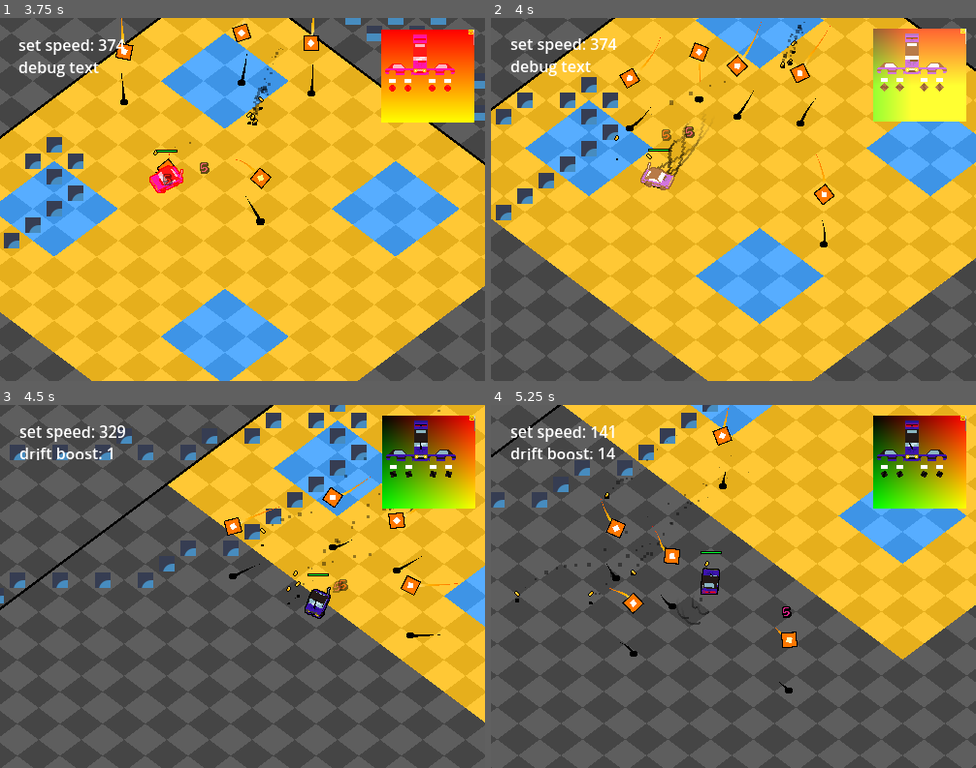
Above: before the commit, frames 1-4 (two rows, left to right).
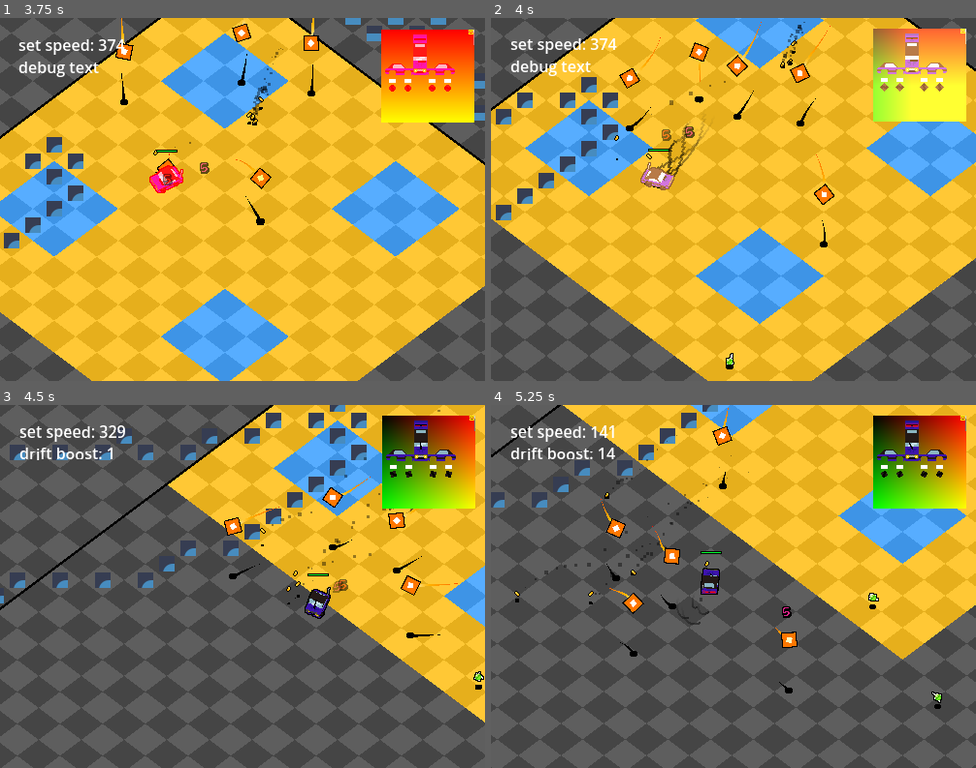
Above: after the commit, the same moments.

Repository: kaiakairos/yeehawDrive
Game: Godot game, scene res://world_scenes/test/test_track.tscn
The game is run twice, just before and just after one commit, with the same random seed, the same clock (stepped at 60 frames per second) and the same inputs. The engine's default icon, where the game draws it, is replaced by a stand-in: a white triangle on a blue panel in a dark square.
Inputs (mouse positions are in pixels of both pictures, inside the frame that each line leads up to):
- Up to frame 1 (3.75 s): tap Enter at 0.5 s; move the mouse to (349, 181) at 0.52 s; press the mouse at (349, 181) at 0.53 s; hold D (turnRight) 0.53-1.28 s; tap Space (hop) at 0.77, 1.52, 3.02 s; move the mouse to (145, 217) at 1.27 s; release the mouse at (145, 217) at 1.28 s; hold S (brake) 1.28-2.03 s; tap F (testKey) at 1.35, 2.85 s; move the mouse to (291, 119) at 2.02 s; press the mouse at (291, 119) at 2.03 s; hold D (turnRight) 2.03-2.78 s; move the mouse to (218, 272) at 2.77 s; release the mouse at (218, 272) at 2.78 s; hold W (accelerate) 2.78-3.53 s; move the mouse to (388, 253) at 3.52 s; press the mouse at (388, 253) at 3.53 s; hold A (turnLeft) from 3.53 s (still down)
- Up to frame 2 (4 s): keep holding A (turnLeft); tap Space (hop) at 3.77 s
- Up to frame 3 (4.5 s): keep holding A (turnLeft); move the mouse to (97, 532) at 4.27 s; release the mouse at (97, 532) at 4.28 s; tap F (testKey) at 4.35 s
- Up to frame 4 (5.25 s): tap Space (hop) at 4.52 s; move the mouse to (757, 586) at 5.02 s; release A (turnLeft) at 5.03 s; press the mouse at (757, 586) at 5.03 s; hold S (brake) from 5.03 s (still down)

Frame 1 is identical in both runs. In frame 2, less than 0.1% of the frame differs, in the area x 48-51%, y 92-97%; in frame 3, less than 0.1%; in frame 4, 0.1%, in the area x 77-93%, y 51-84%.

Commit message:
pickup item HEALTH

Diff:
--- /dev/null
+++ b/classes/classPickup.gd
@@ -0,0 +1,113 @@
+class_name ItemPickup
+extends Node2D
+
+## used by the dang donger to determine behavior when eaten by dylan
+@export_enum("Health","EXP","Upgrade") var pickupType :int = 0
+
+@export var amount :int = 1
+@export var additionalID :String = ""
+
+@export_category("Nodes")
+@export var area :Area2D
+@export var nodeToHeightAdjust :Node2D
+@export var shadow :Sprite2D
+@export var trailLine :Line2D
+
+@export_category("Additional Animation")
+@export var trailLineOffset :float = 0.0
+@export var trailLength :int = 10
+
+
+var vely :float = 0.0
+var velocity :Vector2 = Vector2.ZERO
+
+var state :int = 0
+
+var tick :float = 0.0
+
+func _ready() -> void:
+	vely = -250.0
+	velocity = Vector2(60,60)
+	shadow.z_index = -5
+	area.monitoring = false
+	area.collision_layer = 16
+	area.collision_mask = 0
+
+func _process(delta: float) -> void:
+	match state:
+		0:
+			nodeToHeightAdjust.position.y += vely * delta
+
+
+			vely += 700.0 * delta # add bouncing
+
+			position += velocity * delta
+			velocity = velocity.move_toward(Vector2.ZERO,delta*20.0)
+			if nodeToHeightAdjust.position.y > 0.0:
+				nodeToHeightAdjust.position.y = 0.0
+				state = 1
+
+			trailLine.global_position = Vector2.ZERO
+			trailLine.add_point(nodeToHeightAdjust.global_position + Vector2(0,trailLineOffset))
+
+			if trailLine.points.size() > trailLength:
+				trailLine.remove_point(0)
+
+		1: # yo
+			tick += delta * 8.0
+			nodeToHeightAdjust.position.y = sin( tick ) * 3.0
+
+			if trailLine.points.size() > 0:
+				trailLine.global_position = Vector2.ZERO
+				trailLine.remove_point(0)
+		2: # picked up
+
+			velocity = GlobalReference.player.velocity
+			velocity += (GlobalReference.player.global_position - global_position).normalized() * 50.0
+			position += velocity * delta
+
+			nodeToHeightAdjust.position.y += vely * delta
+			vely += 1300.0 * delta # add bouncing
+			nodeToHeightAdjust.position.y = min(nodeToHeightAdjust.position.y,0.0)
+
+			trailLine.global_position = Vector2.ZERO
+			trailLine.add_point(nodeToHeightAdjust.global_position + Vector2(0,trailLineOffset))
+
+
+			if trailLine.points.size() > trailLength:
+				trailLine.remove_point(0)
+
+			if nodeToHeightAdjust.position.y > -0.5:
+				state = 3
+				giveReward()
+
+		3: # preparing for awesome FUCKING deletion
+
+			global_position = GlobalReference.player.global_position
+			trailLine.global_position = Vector2.ZERO
+			if trailLine.points.size() > 0:
+
+				trailLine.remove_point(0)
+			else:
+				queue_free()
+
+			nodeToHeightAdjust.hide()
+			shadow.hide()
+
+
+
+	shadow.scale = Vector2(0.03,0.03) * (32-(nodeToHeightAdjust.position.y * -1.0))
+	if shadow.scale.x < 0.2:
+		shadow.scale = Vector2(0.2,0.2)
+
+	additionalProcess(delta)
+
+func additionalProcess(delta:float) -> void:
+	pass
+
+func getPickedUp() -> void:
+	state = 2
+	vely = -300.0
+
+func giveReward() -> void:
+	pass
--- /dev/null
+++ b/object_scenes/pickups/healthPickup/health_pickup.gd
@@ -0,0 +1,4 @@
+extends ItemPickup
+
+func additionalProcess(delta:float) -> void:
+	$HeightOrigin/shine.rotate(4.0*delta)
--- /dev/null
+++ b/object_scenes/pickups/healthPickup/health_pickup.tscn
@@ -0,0 +1,74 @@
+[gd_scene format=3 uid="uid://7lg081jip8q"]
+
+[ext_resource type="Script" uid="uid://bomsk1wbjd6bi" path="res://object_scenes/pickups/healthPickup/health_pickup.gd" id="1_tjuep"]
+[ext_resource type="Texture2D" uid="uid://twslll0tu5pb" path="res://object_scenes/bulletCasing/shadow.png" id="2_5cv2i"]
+[ext_resource type="Texture2D" uid="uid://clxsjynq4o1ex" path="res://object_scenes/pickups/healthPickup/SHINE.png" id="3_2kpcy"]
+[ext_resource type="Material" uid="uid://dpas1j5aixd1e" path="res://zeeg/shaders_materials/canvasGroupOutline/canvasGroupOutline.tres" id="3_df38c"]
+[ext_resource type="Texture2D" uid="uid://bq4wobsmnxhvm" path="res://object_scenes/pickups/healthPickup/sprite.png" id="3_knqci"]
+[ext_resource type="Texture2D" uid="uid://cdnawlxgh2imq" path="res://object_scenes/enemies/boidFlyer/placeholder.png" id="3_tjuep"]
+
+[sub_resource type="Curve" id="Curve_knqci"]
+_data = [Vector2(0, 0), 0.0, -0.08744904, 0, 0, Vector2(0.8703704, 1), 0.0, 0.0, 0, 0, Vector2(1, 0), -12.046162, 0.0, 0, 0]
+point_count = 3
+
+[sub_resource type="Gradient" id="Gradient_knqci"]
+colors = PackedColorArray(0.29748532, 0.77110195, 0, 1, 0, 0.97723854, 0, 1)
+
+[sub_resource type="Curve" id="Curve_kytb2"]
+_data = [Vector2(0, 0), 0.0, 7.279121, 0, 0, Vector2(0.39613527, 1), 0.0, 0.0, 0, 0, Vector2(1, 0), -1.4785717, 0.0, 0, 0]
+point_count = 3
+
+[sub_resource type="CircleShape2D" id="CircleShape2D_kytb2"]
+radius = 8.0
+
+[node name="HealthPickup" type="Node2D" unique_id=1088978428 node_paths=PackedStringArray("area", "nodeToHeightAdjust", "shadow", "trailLine")]
+position = Vector2(58, 62)
+script = ExtResource("1_tjuep")
+area = NodePath("Area2D")
+nodeToHeightAdjust = NodePath("HeightOrigin")
+shadow = NodePath("Shadow")
+trailLine = NodePath("Line2D")
+trailLineOffset = -6.0
+trailLength = 22
+metadata/_custom_type_script = "uid://wlavs8oxndwn"
+
+[node name="Shadow" type="Sprite2D" parent="." unique_id=1769636137]
+texture = ExtResource("2_5cv2i")
+
+[node name="Line2D" type="Line2D" parent="." unique_id=113577405]
+width = 1.0
+width_curve = SubResource("Curve_knqci")
+gradient = SubResource("Gradient_knqci")
+
+[node name="HeightOrigin" type="CanvasGroup" parent="." unique_id=664722796]
+material = ExtResource("3_df38c")
+
+[node name="CPUParticles2D" type="CPUParticles2D" parent="HeightOrigin" unique_id=231473697]
+position = Vector2(0, -7)
+amount = 4
+texture = ExtResource("3_2kpcy")
+local_coords = true
+gravity = Vector2(0, 0)
+angle_min = -720.0
+angle_max = 720.0
+scale_amount_min = 0.3
+scale_amount_max = 0.5
+scale_amount_curve = SubResource("Curve_kytb2")
+
+[node name="shine" type="Sprite2D" parent="HeightOrigin" unique_id=621865684]
+position = Vector2(0, -7)
+scale = Vector2(0.765, 0.765)
+texture = ExtResource("3_tjuep")
+
+[node name="Casing" type="Sprite2D" parent="HeightOrigin" unique_id=1801976790]
+position = Vector2(0, -7)
+texture = ExtResource("3_knqci")
+
+[node name="Area2D" type="Area2D" parent="." unique_id=1859094229]
+collision_layer = 16
+collision_mask = 0
+monitoring = false
+
+[node name="CollisionShape2D" type="CollisionShape2D" parent="Area2D" unique_id=1635409318]
+position = Vector2(0, -3)
+shape = SubResource("CircleShape2D_kytb2")
--- /dev/null
+++ b/object_scenes/player/pickup_box.gd
@@ -0,0 +1,10 @@
+class_name PlayerPickupBox
+extends Area2D
+
+
+func _on_area_entered(area: Area2D) -> void:
+	if area.get_parent() is not ItemPickup:
+		return # some other shit for some reason. skip
+
+	var pickup :ItemPickup = area.get_parent()
+	pickup.getPickedUp() # into the poop state
--- a/object_scenes/player/playerCar.tscn
+++ b/object_scenes/player/playerCar.tscn
@@ -17,6 +17,7 @@
 [ext_resource type="Texture2D" uid="uid://8yj81ni5ykk5" path="res://object_scenes/player/sprites/brakeLight.png" id="13_k6d32"]
 [ext_resource type="Texture2D" uid="uid://dq8j105nqwnjt" path="res://object_scenes/player/sprites/wheelSpin.png" id="14_kpalf"]
 [ext_resource type="Script" uid="uid://ceonafxkm0wi8" path="res://object_scenes/player/hit_flash.gd" id="15_y8uur"]
+[ext_resource type="Script" uid="uid://b7m0ae0gibbw0" path="res://object_scenes/player/pickup_box.gd" id="18_smrv5"]
 
 [sub_resource type="Curve" id="Curve_rsetr"]
 _limits = [0.0, 0.2, 0.0, 1.0]
@@ -52,6 +53,9 @@
 [sub_resource type="Gradient" id="Gradient_i67wl"]
 offsets = PackedFloat32Array(0, 0.08789954, 0.18835616, 0.23401827, 0.30251142, 0.3892694, 0.5194064, 0.69292235, 1)
 colors = PackedColorArray(18.892157, 18.892157, 18.892157, 1, 18.892157, 0, 0, 1, 14.361845, 0, 0, 1, 18.892157, 9.323401, 9.323401, 1, 1, 1, 1, 1, 1.8005236, 0, 0, 1, 1.517972, 1.3916658, 1.1683453, 1, 1.200701, 0.7877348, 0.40112868, 1, 0, 0, 0, 1)
+
+[sub_resource type="CircleShape2D" id="CircleShape2D_4h0gv"]
+radius = 42.107006
 
 [node name="PlayerCar" type="CharacterBody2D" unique_id=1822216303 node_paths=PackedStringArray("spriteStackContainer", …(229 unchanged characters)…
 script = ExtResource("1_rsetr")
@@ -295,6 +299,16 @@
 script = ExtResource("15_y8uur")
 hitflash = SubResource("Gradient_i67wl")
 
+[node name="PickupBox" type="Area2D" parent="." unique_id=2044666378]
+collision_layer = 0
+collision_mask = 16
+monitorable = false
+script = ExtResource("18_smrv5")
+
+[node name="CollisionShape2D" type="CollisionShape2D" parent="PickupBox" unique_id=1210781274]
+shape = SubResource("CircleShape2D_4h0gv")
+
 [connection signal="healthUpdated" from="HealthComponent" to="." method="_on_health_component_health_updated"]
 [connection signal="healthUpdated" from="HealthComponent" to="ProgressBars/healthbar" method="updateMax"]
 [connection signal="tookDamage" from="HealthComponent" to="SubViewport/HitFlash" method="_on_health_component_took_damage"]
+[connection signal="area_entered" from="PickupBox" to="PickupBox" method="_on_area_entered"]
--- a/project.godot
+++ b/project.godot
@@ -78,6 +78,10 @@
 ]
 }
 
+[layer_names]
+
+2d_physics/layer_5="pickups"
+
 [physics]
 
 3d/physics_engine="Jolt Physics"
--- a/world_scenes/test/test_track.tscn
+++ b/world_scenes/test/test_track.tscn
@@ -6,6 +6,7 @@
 [ext_resource type="Texture2D" uid="uid://bd7u8gcbsq7yv" path="res://icon.svg" id="4_gg5kx"]
 [ext_resource type="Texture2D" uid="uid://ceslsi3o8w7p5" path="res://world_scenes/test/sand.png" id="4_pek5h"]
 [ext_resource type="PackedScene" uid="uid://clioghtldn7s2" path="res://object_scenes/enemies/boidFlyer/boid_flyer.tscn" id="6_sgdyf"]
+[ext_resource type="PackedScene" uid="uid://7lg081jip8q" path="res://object_scenes/pickups/healthPickup/health_pickup.tscn" id="7_u4rqo"]
 
 [sub_resource type="ShaderMaterial" id="ShaderMaterial_35rhc"]
 shader = ExtResource("3_pek5h")
@@ -138,3 +139,12 @@
 
 [node name="BoidFlyer5" parent="." unique_id=1700235740 instance=ExtResource("6_sgdyf")]
 position = Vector2(-327, 31)
+
+[node name="HealthPickup" parent="." unique_id=1088978428 instance=ExtResource("7_u4rqo")]
+position = Vector2(-71, 433)
+
+[node name="HealthPickup2" parent="." unique_id=670201835 instance=ExtResource("7_u4rqo")]
+position = Vector2(-4, 536)
+
+[node name="HealthPickup3" parent="." unique_id=2003844893 instance=ExtResource("7_u4rqo")]
+position = Vector2(155, 479)
Not shown, added: classes/classPickup.gd.uid
Binary file added: object_scenes/pickups/healthPickup/SHINE.png
Not shown, added: object_scenes/pickups/healthPickup/SHINE.png.import
Not shown, added: object_scenes/pickups/healthPickup/health_pickup.gd.uid
Binary file added: object_scenes/pickups/healthPickup/sprite.png
Not shown, added: object_scenes/pickups/healthPickup/sprite.png.import
Not shown, added: object_scenes/player/pickup_box.gd.uid
